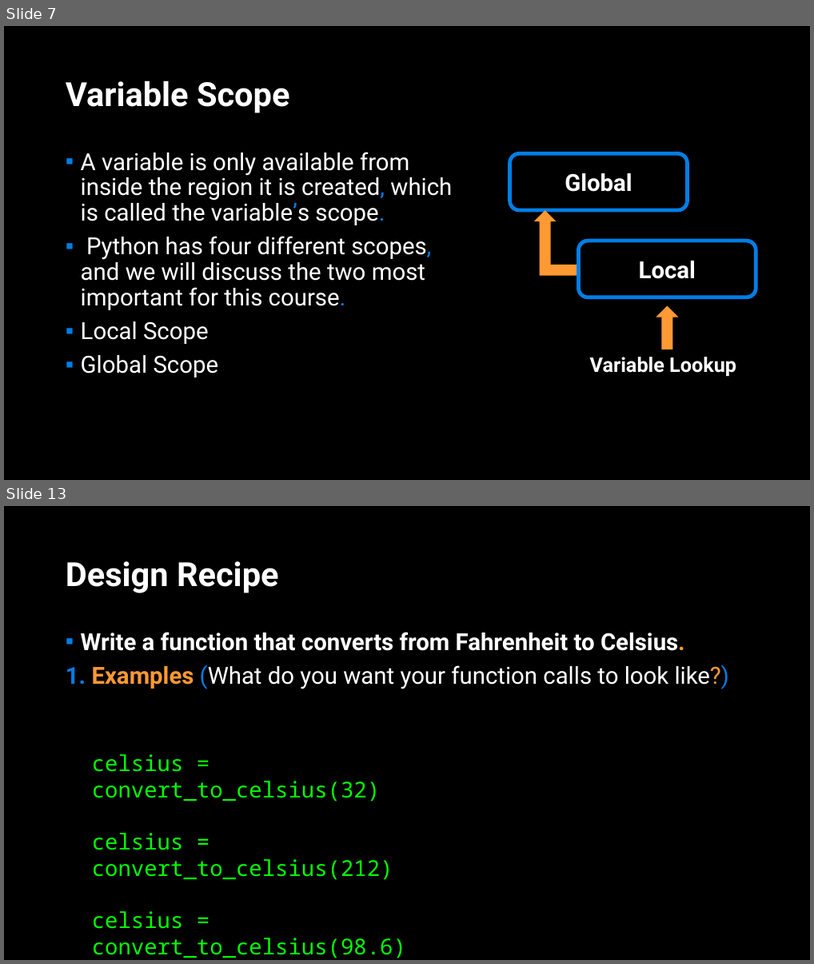
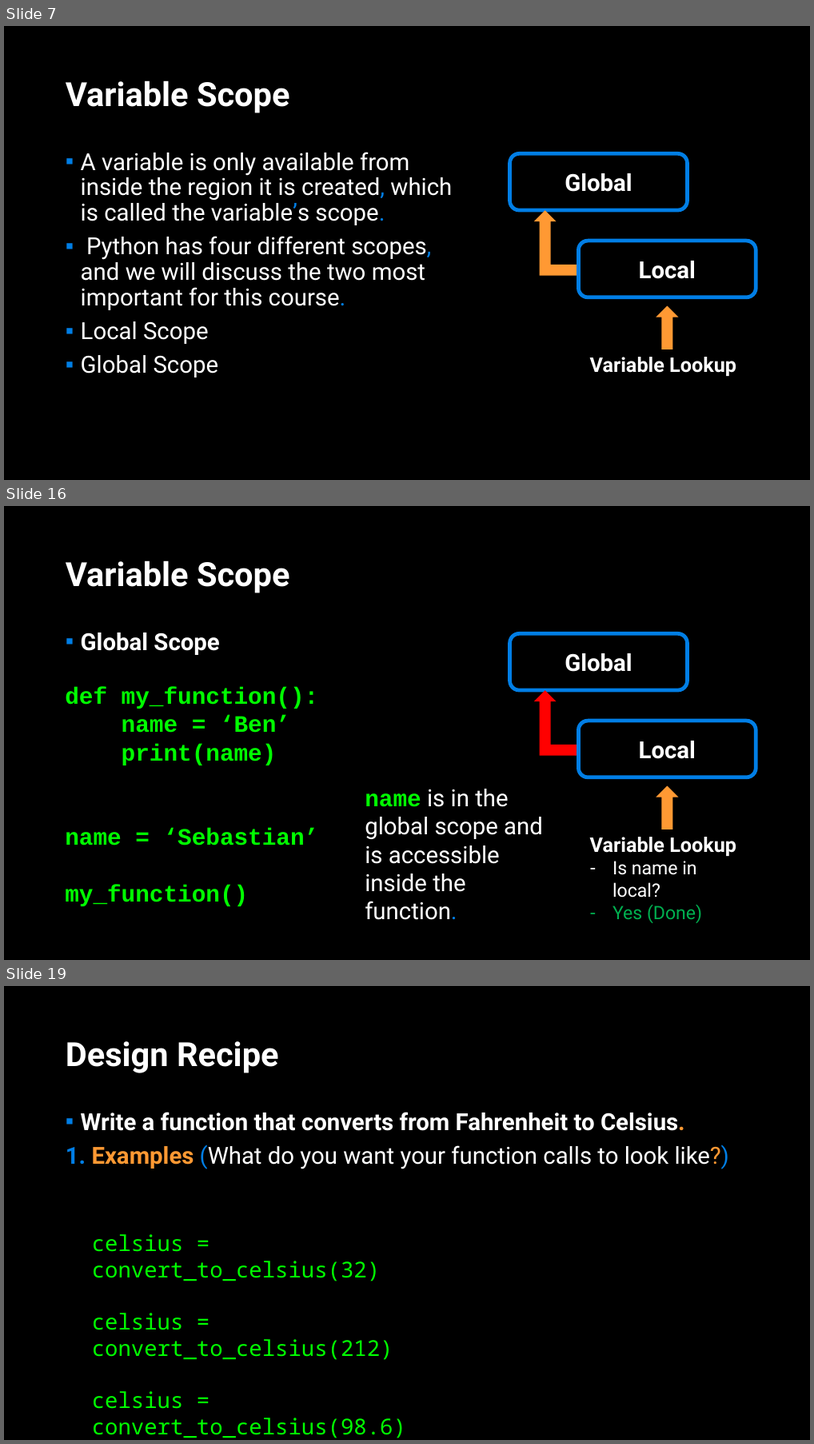
Before and after one commit to APS106/APS106-winter-2022-material, a slide deck: lectures/week2/lecture2/slides/week2_lecture2.pptx. Shown one above the other, each under a label of ours: slides 7 and 13 before the commit, slides 7, 16 and 19 after it; the slides between them are not shown. The pictures are 814x964 and 814x1444 pixels, drawn with LibreOffice and Linux fonts; fonts in the diff are those of the drawing; background and template pictures are left out. Boxes give left, top, right and bottom in pixels: in the first picture for what was removed or moved away, otherwise in the second. Text is boxed around its words. In the diff, an @@ line names an element or a change of style, - is before the commit and + after.

```diff
--- a/lectures/week2/lecture2/slides/week2_lecture2.pptx
+++ b/lectures/week2/lecture2/slides/week2_lecture2.pptx
@@ slide 16 added at (4,506,810,960), background picture (left out) @@
@@ title added at (66,560,290,593), 39.6 pt, text #FFFFFF, bold @@
+Variable Scope
@@ text added at (81,632,219,655), 28 pt, text #FFFFFF, bold @@
+▪ Global Scope
@@ rounded rectangle added at (510,634,688,691), outline #017EE5 4.5 pt, 28 pt, text #FFFFFF, bold @@
+Global
@@ text added at (65,687,319,906), 28 pt, text #00FF00, bold @@
+def my_function():
+name = ‘Ben’
+print(name)
+name = ‘Sebastian’
+my_function()
@@ bent up arrow added at (534,691,579,756), fill #FF0000 @@
@@ rounded rectangle added at (578,720,757,778), outline #017EE5 4.5 pt, 28 pt, text #FFFFFF, bold @@
+Local
@@ text added at (365,788,543,920), 28 pt, text #FFFFFF @@
+name is in the global scope and is accessible inside the function.
@@ down arrow added at (657,785,679,829), fill #FF9933 @@
@@ text added at (590,836,737,923), 22 pt, text #FFFFFF @@
+Variable Lookup
+– Is name in local?
+– Yes (Done)
@@ what was slide 13 is now slide 19 @@
```
Also in this commit, not shown: 11 slides changed, 5 other slides added, 3 other files.
